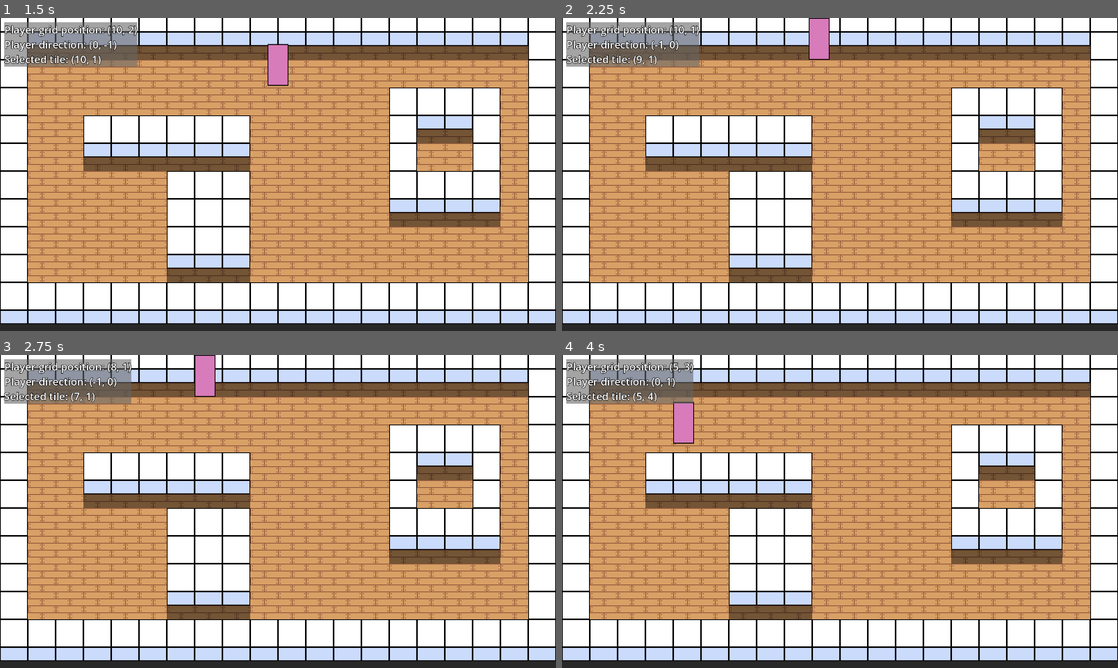
Above: before the commit, frames 1-4 (two rows, left to right).
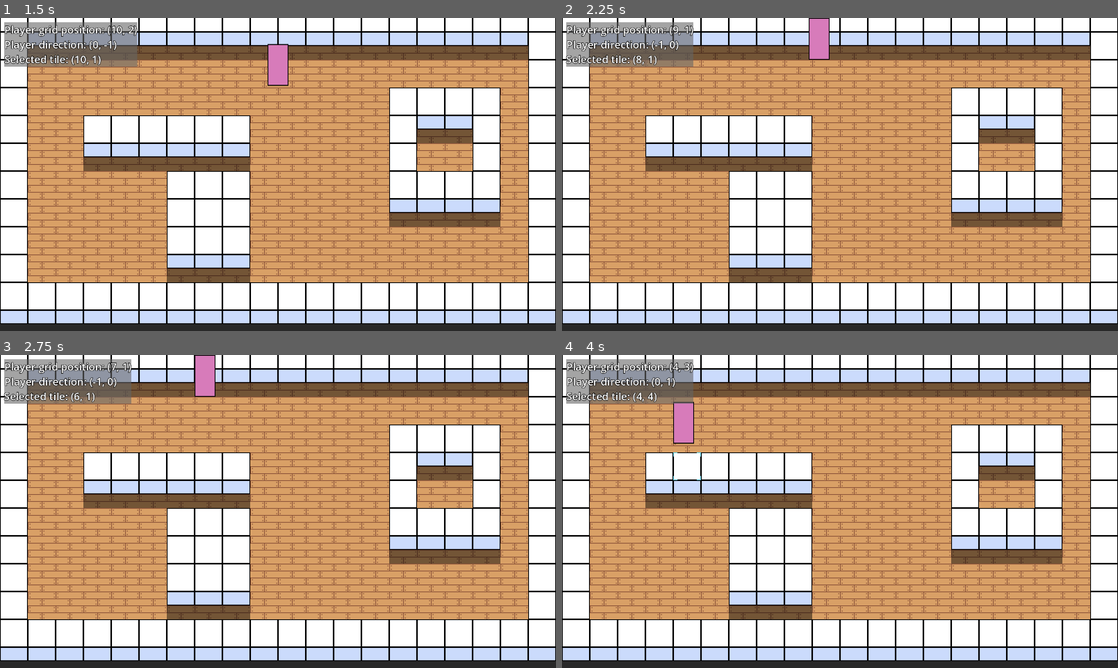
Above: after the commit, the same moments.

Repository: fornclake/brew-haha
Game: Godot game, scene res://main.tscn
The game is run twice, just before and just after one commit, with the same random seed, the same clock (stepped at 60 frames per second) and the same inputs.
Inputs:
- Up to frame 1 (1.5 s): tap Enter at 0.5 s; hold Up (ui_up) from 0.53 s (still down)
- Up to frame 2 (2.25 s): tap Space at 2 s; release Up (ui_up) at 2.03 s; hold Left (ui_left) from 2.03 s (still down)
- Up to frame 3 (2.75 s): keep holding Left (ui_left)
- Up to frame 4 (4 s): release Left (ui_left) at 3.53 s; hold Down (ui_down) from 3.53 s (still down)

Frame 1 is identical in both runs. In frame 2, 0.5% of the frame differs, in the area x 0-25%, y 1-16%; in frame 3, less than 0.1%; in frame 4, less than 0.1%.

Commit message:
highlight valid cell

Diff:
--- a/main.gd
+++ b/main.gd
@@ -1,10 +1,24 @@
-extends Node2D
+class_name Main extends Node2D
 
-var valid_cells = []
+var valid_cells = [] # all interactable tiles on the grid
+
+# getters
+var player_nodes:
+	get: return get_tree().get_nodes_in_group("Players")
+var counter_tiles:
+	get: return tiles.get_used_cells_by_id(0, 0, Vector2i.ZERO)
 
 @onready var tiles = $TileMap
 
+
 func _ready():
-	for tile in tiles.get_used_cells_by_id(0, 0, Vector2i.ZERO):
+	# give all players a reference to this main scene
+	for player in player_nodes:
+		player.main = self
+
+	# list all interactable tiles as valid cells
+	for tile in counter_tiles:
 		valid_cells.append(tile)
-	print(valid_cells)
+
+func cell_is_valid(cell : Vector2i) -> bool: # if cell is interactable
+	return cell in valid_cells
--- a/project.godot
+++ b/project.godot
@@ -20,6 +20,39 @@
 window/size/viewport_width=1280
 window/size/viewport_height=720
 
+[input]
+
+move_left={
+"deadzone": 0.5,
+"events": [Object(InputEventKey,"resource_local_to_scene":false,"resource_name":"","device":-1,"window_id":0,"alt_pressed":false,"shift_pressed":false,"ctrl_pressed":false,"meta_pressed":false,"pressed":false,"keycode":0,"physical_keycode":4194319,"key_label":0,"unicode":0,"echo":false,"script":null)
+]
+}
+move_right={
+"deadzone": 0.5,
+"events": [Object(InputEventKey,"resource_local_to_scene":false,"resource_name":"","device":-1,"window_id":0,"alt_pressed":false,"shift_pressed":false,"ctrl_pressed":false,"meta_pressed":false,"pressed":false,"keycode":0,"physical_keycode":4194321,"key_label":0,"unicode":0,"echo":false,"script":null)
+]
+}
+move_up={
+"deadzone": 0.5,
+"events": [Object(InputEventKey,"resource_local_to_scene":false,"resource_name":"","device":-1,"window_id":0,"alt_pressed":false,"shift_pressed":false,"ctrl_pressed":false,"meta_pressed":false,"pressed":false,"keycode":0,"physical_keycode":4194320,"key_label":0,"unicode":0,"echo":false,"script":null)
+]
+}
+move_down={
+"deadzone": 0.5,
+"events": [Object(InputEventKey,"resource_local_to_scene":false,"resource_name":"","device":-1,"window_id":0,"alt_pressed":false,"shift_pressed":false,"ctrl_pressed":false,"meta_pressed":false,"pressed":false,"keycode":0,"physical_keycode":4194322,"key_label":0,"unicode":0,"echo":false,"script":null)
+]
+}
+primary={
+"deadzone": 0.5,
+"events": [Object(InputEventKey,"resource_local_to_scene":false,"resource_name":"","device":-1,"window_id":0,"alt_pressed":false,"shift_pressed":false,"ctrl_pressed":false,"meta_pressed":false,"pressed":false,"keycode":0,"physical_keycode":90,"key_label":0,"unicode":122,"echo":false,"script":null)
+]
+}
+secondary={
+"deadzone": 0.5,
+"events": [Object(InputEventKey,"resource_local_to_scene":false,"resource_name":"","device":-1,"window_id":0,"alt_pressed":false,"shift_pressed":false,"ctrl_pressed":false,"meta_pressed":false,"pressed":false,"keycode":0,"physical_keycode":88,"key_label":0,"unicode":120,"echo":false,"script":null)
+]
+}
+
 [rendering]
 
 renderer/rendering_method="gl_compatibility"
--- a/scenes/player.tscn
+++ b/scenes/player.tscn
@@ -1,21 +1,29 @@
-[gd_scene load_steps=4 format=3 uid="uid://bj4f5dssy47df"]
+[gd_scene load_steps=5 format=3 uid="uid://bj4f5dssy47df"]
 
 [ext_resource type="Script" path="res://scripts/player.gd" id="1_8l01l"]
 [ext_resource type="Texture2D" uid="uid://jcw5pfnk8p2w" path="res://assets/player.png" id="1_87sqw"]
+[ext_resource type="Texture2D" uid="uid://bucbktc8uke3w" path="res://assets/selector.png" id="3_mor02"]
 
 [sub_resource type="CapsuleShape2D" id="CapsuleShape2D_7c0aj"]
 radius = 8.0
 height = 24.0
 
-[node name="Player" type="CharacterBody2D"]
+[node name="Player" type="CharacterBody2D" groups=["Players"]]
 y_sort_enabled = true
 motion_mode = 1
 script = ExtResource("1_8l01l")
 
+[node name="CollisionShape2D" type="CollisionShape2D" parent="."]
+visible = false
+position = Vector2(0, 16)
+rotation = 1.5708
+shape = SubResource("CapsuleShape2D_7c0aj")
+
 [node name="Sprite2D" type="Sprite2D" parent="."]
 texture = ExtResource("1_87sqw")
 
-[node name="CollisionShape2D" type="CollisionShape2D" parent="."]
-position = Vector2(0, 16)
-rotation = 1.5708
-shape = SubResource("CapsuleShape2D_7c0aj")
+[node name="Selector" type="Sprite2D" parent="."]
+visible = false
+top_level = true
+texture = ExtResource("3_mor02")
+offset = Vector2(16, 0)
--- a/scripts/player.gd
+++ b/scripts/player.gd
@@ -1,20 +1,32 @@
 class_name Player extends CharacterBody2D
 
 const SPEED = 120
+const COLLISION_OFFSET = Vector2(16, 4)
+const CELL_SIZE = Vector2(32,32)
 
-var grid_position : Vector2i: # current position rounded to a 32*32 grid
-	get: return ((position + Vector2(12, 4)) / Vector2(32, 32)).round()
+var grid_position : Vector2: # current position rounded to a 32*32 grid
+	get: return ((position + COLLISION_OFFSET) / CELL_SIZE).round() - Vector2(1,0)
+var input_direction : Vector2: # vector of currently pressed arrow keys
+	get: return Input.get_vector("move_left", "move_right", "move_up", "move_down")
+var orth_direction : Vector2: # last orthogonal vector player has faced
+	get:
+		if input_direction in [Vector2.LEFT, Vector2.RIGHT, Vector2.UP, Vector2.DOWN]:
+			orth_direction = input_direction
+		return orth_direction
+var selected_cell : Vector2: # cell player is facing
+	get: return grid_position + orth_direction
 
-var input_vector : Vector2: # vector of currently pressed arrow keys
-	get: return Input.get_vector("ui_left", "ui_right", "ui_up", "ui_down")
-
-var orth_direction : Vector2i: # last orthogonal vector player has faced
-	get:
-		if input_vector in [Vector2.LEFT, Vector2.RIGHT, Vector2.UP, Vector2.DOWN]:
-			orth_direction = input_vector
-		return orth_direction
+var main : Main # set by Main on all nodes in Player group
+@onready var selector = $Selector
 
 
 func _physics_process(_delta):
-	velocity = input_vector * SPEED
+	velocity = input_direction * SPEED
 	move_and_slide()
+
+	# show selector sprite only if player is facing a counter
+	if main.cell_is_valid(selected_cell):
+		selector.show()
+		selector.position = selected_cell * CELL_SIZE
+	else:
+		selector.hide()
Binary file added: assets/selector.png
Not shown, added: assets/selector.png.import
